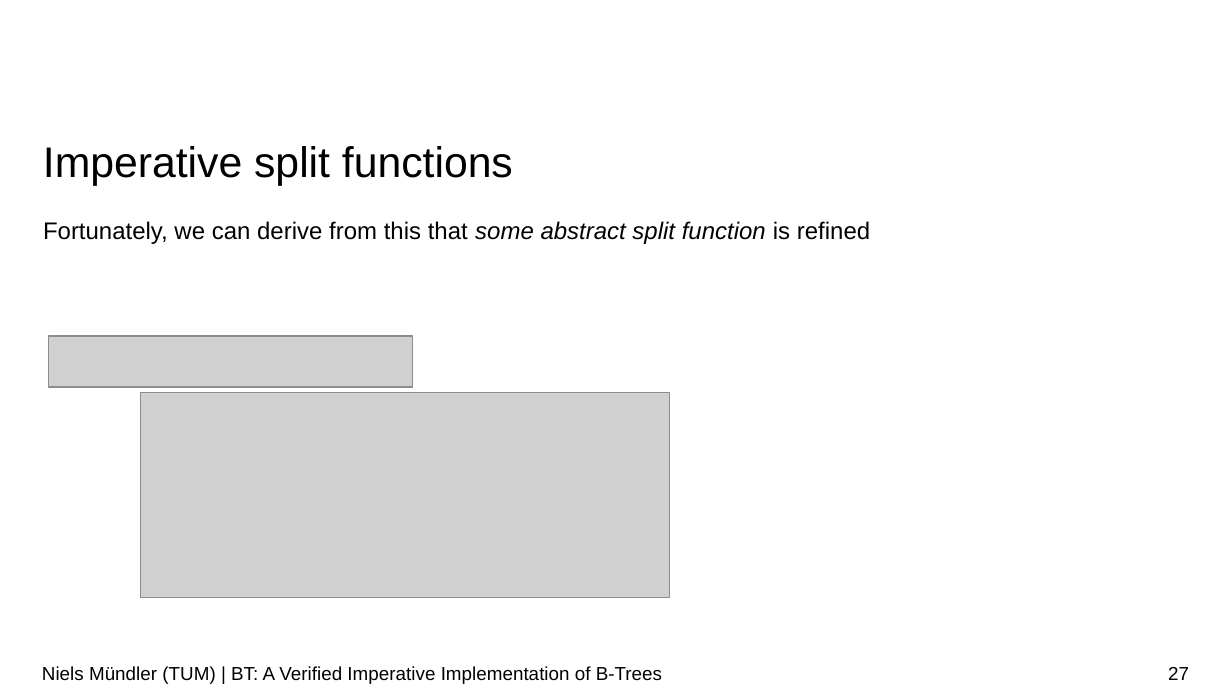
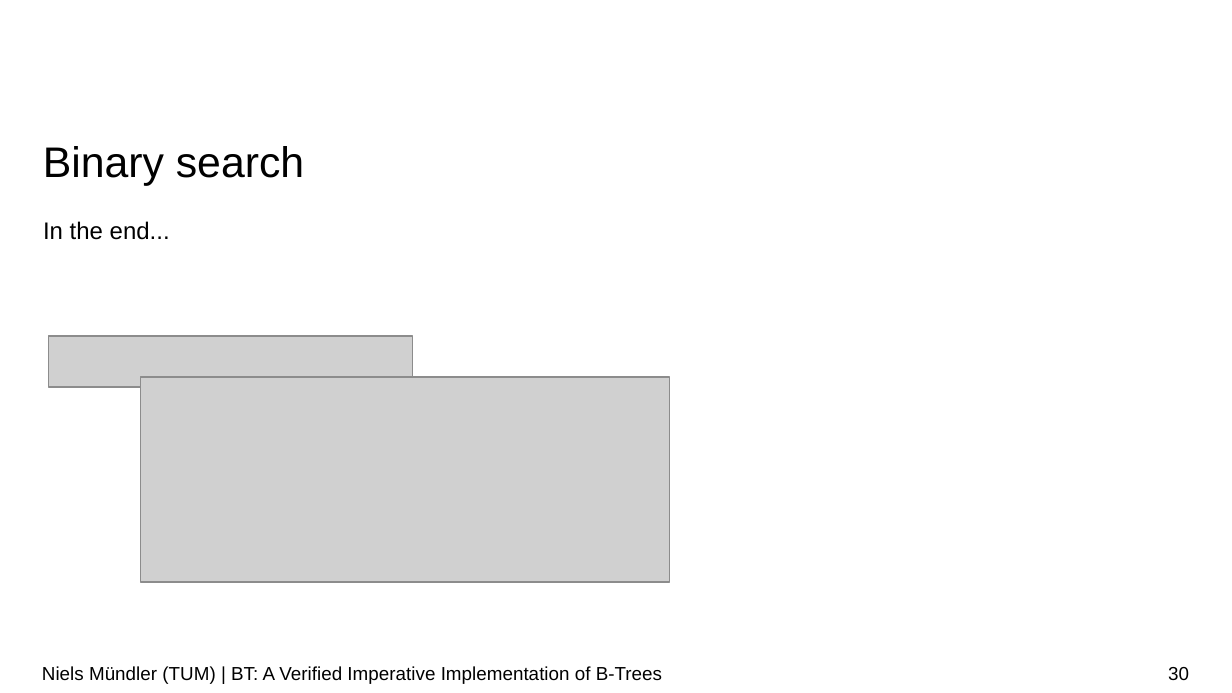
Before and after one commit to nielstron/btrees-thesis, a slide deck: slide 30 of colloqium.odp (slide 27 before the commit). Drawn at 1232x693 pixels with LibreOffice and Linux fonts; fonts in the diff are those of the drawing; grey boxes stand for pictures; background and template pictures are left out. Boxes give left, top, right and bottom in pixels: in the first picture for what was removed or moved away, otherwise in the second. Text is boxed around its words. In the diff, an @@ line names an element or a change of style, - is before the commit and + after.

```diff
--- a/colloqium.odp
+++ b/colloqium.odp
@@ title at [43, 146, 304, 185]: text changed @@
-Imperative split functions
+Binary search
@@ text at [43, 221, 170, 240]: text changed @@
-Fortunately, we can derive from this that some abstract split function is refined
+In the end...
@@ picture: place and size @@
-picture at [140, 393, 669, 598]
+picture at [140, 377, 669, 582]
@@ page number at [1168, 667, 1189, 680]: text changed @@
-27
+30
```
Also in this commit, not shown: 20 other slides changed, 5 slides added, 1 slide removed.
